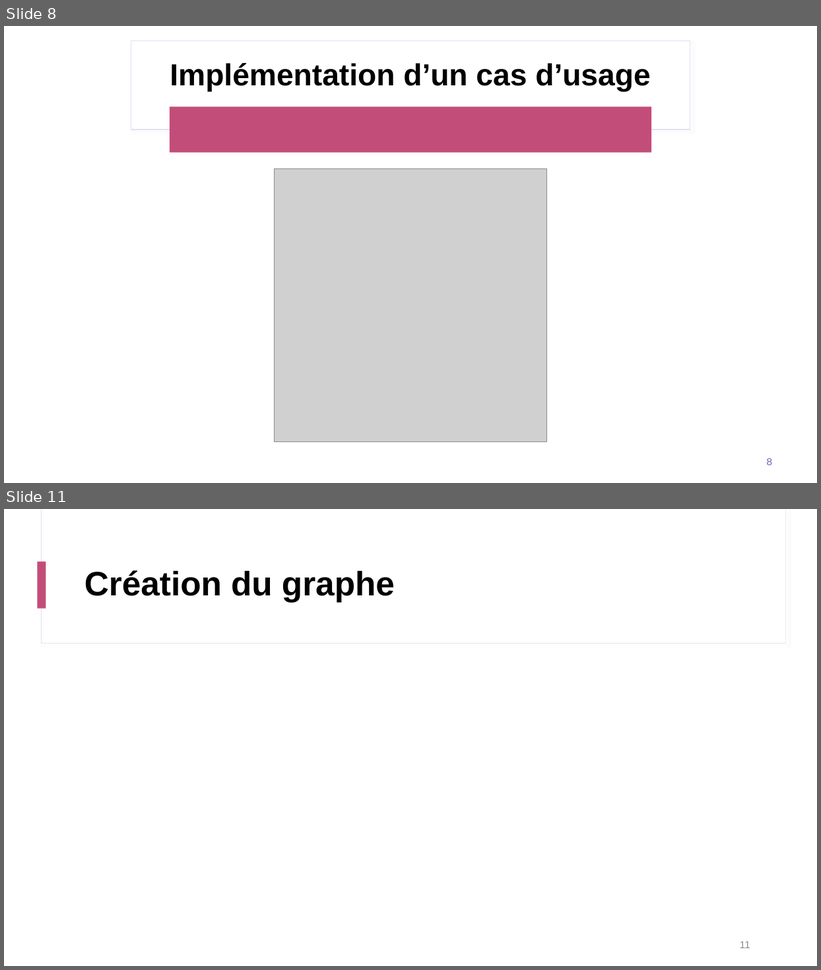
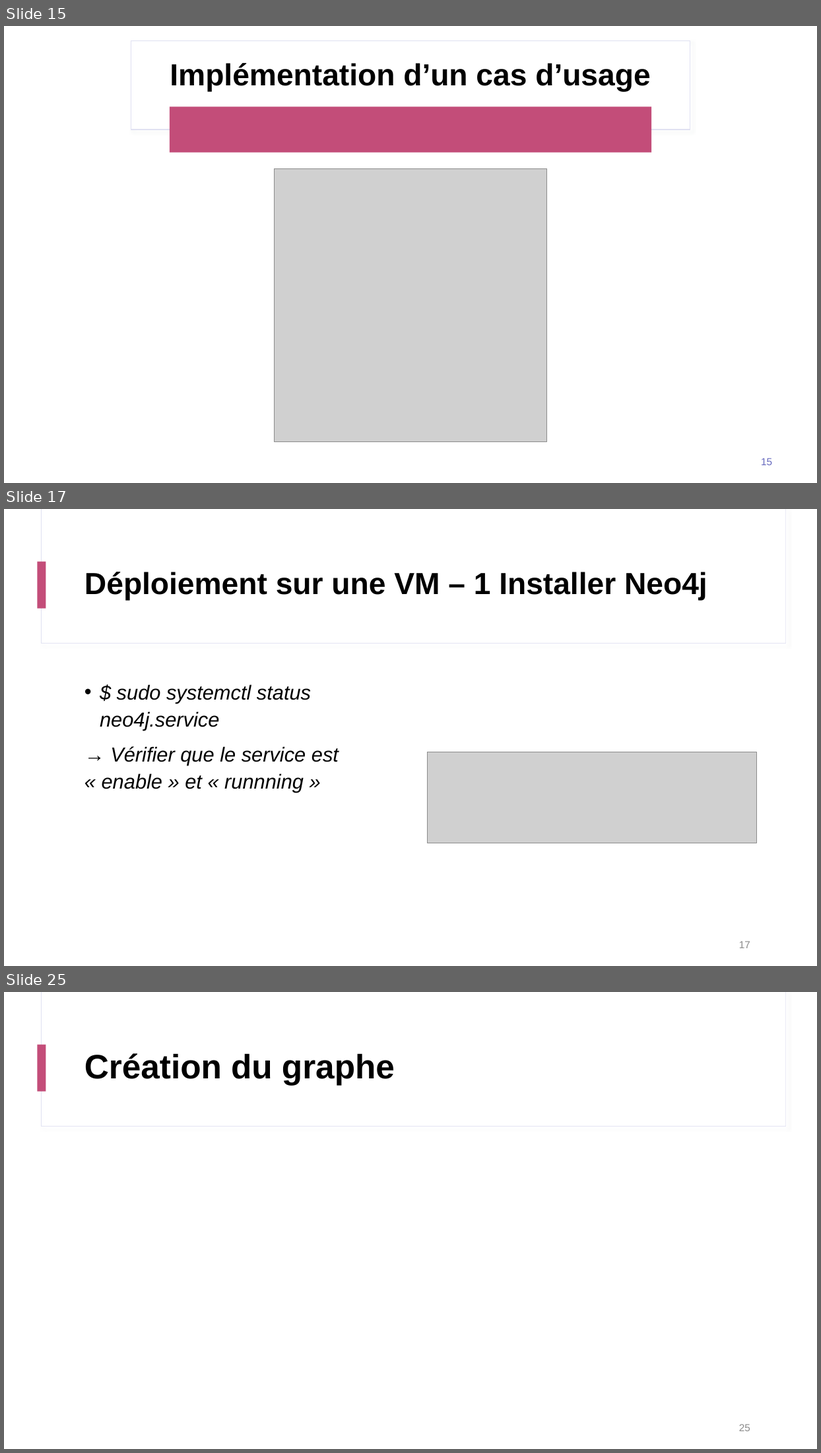
Before and after one commit to clementmariebrisson/neo4j-recommandation-engine, a slide deck: Presentation Neo4j.pptx. Shown one above the other, each under a label of ours: slides 8 and 11 before the commit, slides 15, 17 and 25 after it; the slides between them are not shown. The pictures are 821x970 and 821x1453 pixels, drawn with LibreOffice and Linux fonts; fonts in the diff are those of the drawing; grey boxes stand for pictures. Boxes give left, top, right and bottom in pixels: in the first picture for what was removed or moved away, otherwise in the second. Text is boxed around its words. In the diff, an @@ line names an element or a change of style, - is before the commit and + after.

```diff
--- a/Presentation Neo4j.pptx
+++ b/Presentation Neo4j.pptx
@@ slide 17 added at (x1=4, y1=509, x2=817, y2=966), background #FFFFFF; not listed: 3 template elements that a slide beside it also shows @@
@@ title added at (x1=85, y1=572, x2=708, y2=601), 36 pt, text #000000, bold @@
+Déploiement sur une VM – 1 Installer Neo4j
@@ text added at (x1=100, y1=685, x2=339, y2=792), 24 pt, text #000000, italic @@
+• $ sudo systemctl status neo4j.service
+→ Vérifier que le service est « enable » et « runnning »
@@ picture added at (x1=427, y1=752, x2=757, y2=843) @@
@@ page number added at (x1=739, y1=941, x2=750, y2=949), 12 pt, text #8C8C8C @@
+17
@@ what was slide 8 is now slide 15 @@
@@ page number at (x1=761, y1=458, x2=772, y2=466): text changed @@
-8
+15
@@ what was slide 11 is now slide 25 @@
@@ page number at (x1=739, y1=1424, x2=750, y2=1432): text changed @@
-11
+25
```
Also in this commit, not shown: 4 slides changed, 13 other slides added, 1 other file.
